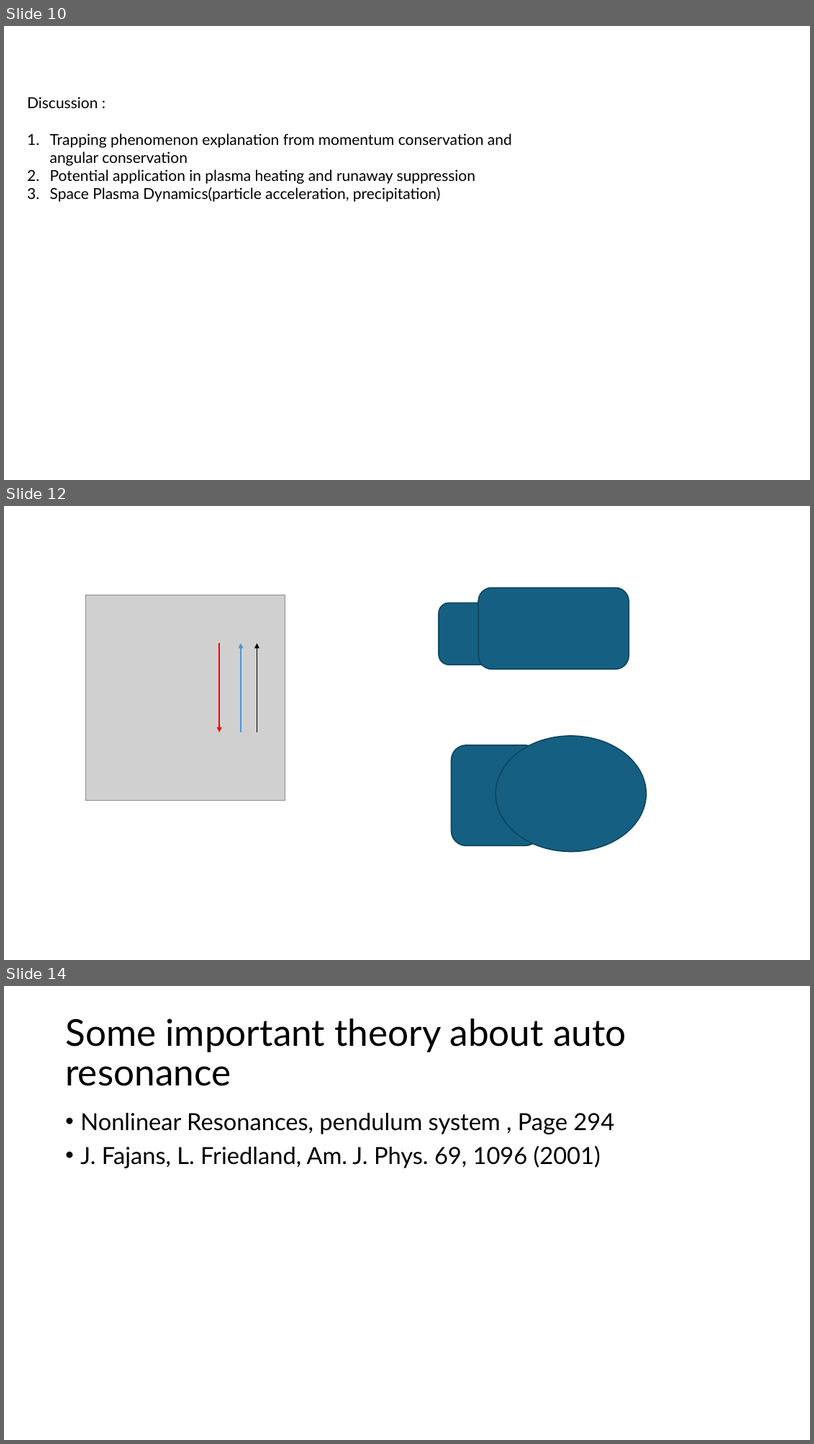
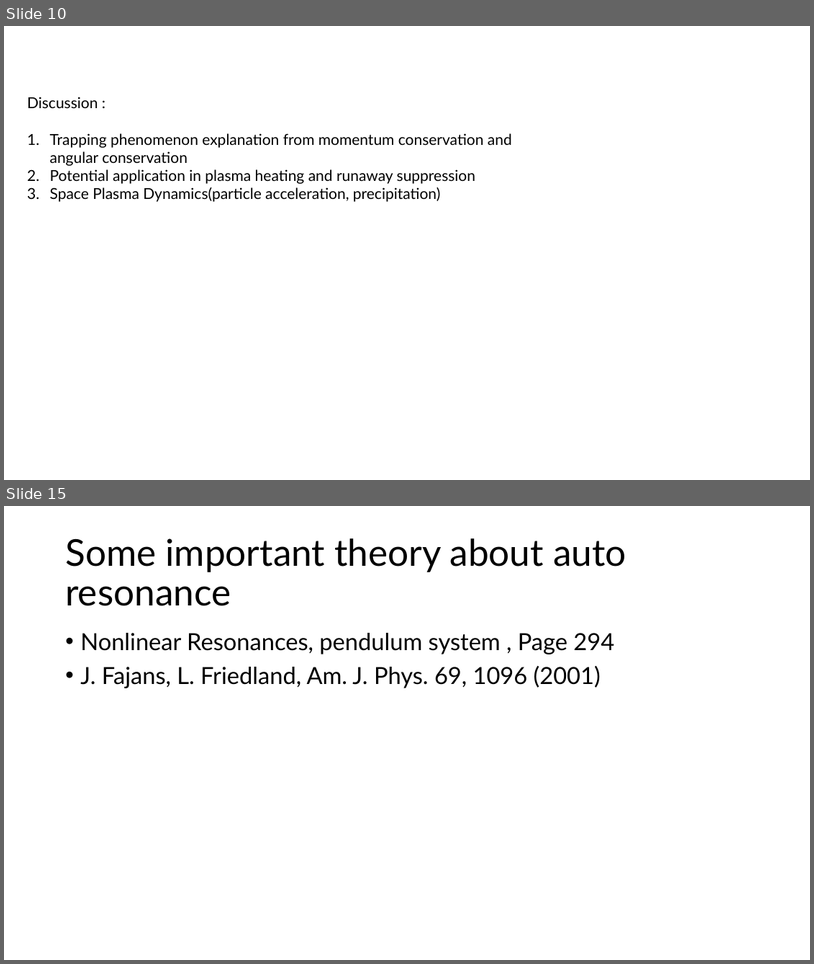
Before and after one commit to USTC-star/computer_share, a slide deck: paper modification/papers/Trapping analysis of a magnetic electron.pptx. Shown one above the other, each under a label of ours: slides 10, 12 and 14 before the commit, slides 10 and 15 after it; the slides between them are not shown. The pictures are 814x1444 and 814x964 pixels, drawn with LibreOffice and Linux fonts; fonts in the diff are those of the drawing; grey boxes stand for pictures. Boxes give left, top, right and bottom in pixels: in the first picture for what was removed or moved away, otherwise in the second. Text is boxed around its words. In the diff, an @@ line names an element or a change of style, - is before the commit and + after.

```diff
--- a/paper modification/papers/Trapping analysis of a magnetic electron.pptx
+++ b/paper modification/papers/Trapping analysis of a magnetic electron.pptx
@@ slide 12 removed at [4,506,810,960], background #FFFFFF @@
@@ rounded rectangle removed at [479,587,630,669] @@
@@ rounded rectangle removed at [439,602,502,664] @@
@@ group removed at [85,595,286,800]: 3 arrows, 1 picture @@
@@ ellipse removed at [496,736,646,852] @@
@@ rounded rectangle removed at [452,745,540,845] @@
@@ what was slide 14 is now slide 15 @@
```
Also in this commit, not shown: 2 slides changed, 4 slides added, 6 other files.
